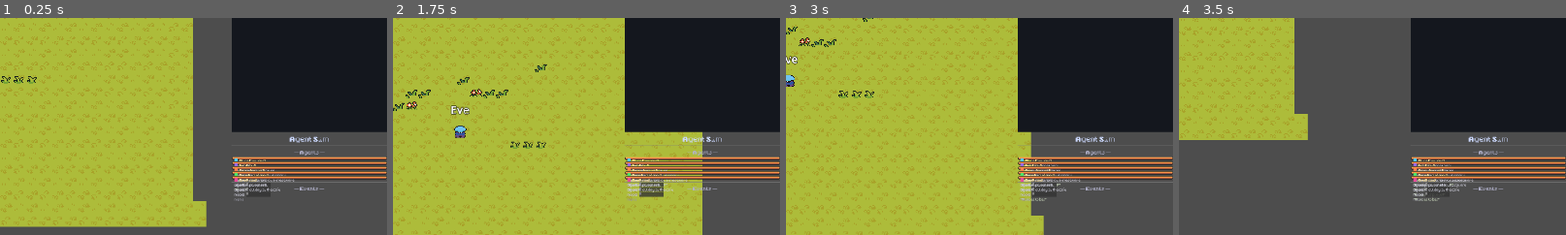
Above: before the commit, frames 1-4 (left to right).
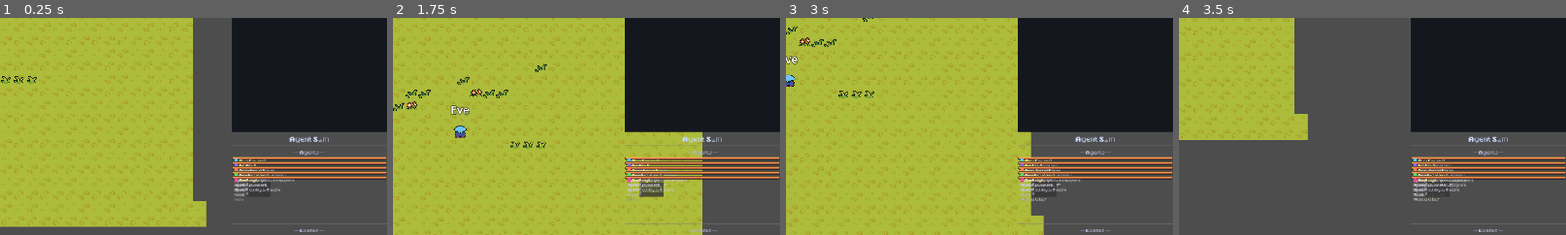
Above: after the commit, the same moments.

Repository: Erik-Huang/godot-agent-sim
Game: Godot game, scene res://main.tscn
Same seed, same stepped clock (60 frames per second), same inputs: the game is played once before the commit and once after it.
Inputs (mouse positions are % of the whole screen's width and height, from its top left):
- Up to frame 1 (0.25 s): no input
- Up to frame 2 (1.75 s): tap Enter (ui_accept) at 0.5, 0.77, 1.25 s; move the mouse to (72, 45) at 0.52 s; click (72, 45) at 0.67 s; drag from (30, 55) to (45, 70) at 1.27 s
- Up to frame 3 (3 s): tap Enter (ui_accept) at 2 s; move the mouse to (60, 28) at 2.02 s; click (60, 28) at 2.17 s; drag from (45, 70) to (20, 35) at 2.77 s
- Up to frame 4 (3.5 s): no input
The pictures show only the part of the screen within x 50-100%, y 50-100%; the shares and areas given below are measured in that part.

The runs differ from the first frame. In frame 1, 0.3% of the frame differs, in the area x 59-100%, y 75-99%; in frame 2, 0.4%; in frame 3, 0.3%; in frame 4, 0.3%.

Commit message:
fix(UI): CanvasLayer screen_root wrapper so anchors resolve, ScrollContainer to clip agent cards

Diff:
--- a/main.gd
+++ b/main.gd
@@ -88,9 +88,18 @@
 	ui_layer.layer = 10
 	ui_layer.process_mode = Node.PROCESS_MODE_ALWAYS
 	add_child(ui_layer)
+
+	# Anchors only resolve against a Control parent — add full-screen wrapper
+	var screen_root := Control.new()
+	screen_root.name = "ScreenRoot"
+	screen_root.set_anchors_preset(Control.PRESET_FULL_RECT)
+	screen_root.mouse_filter = Control.MOUSE_FILTER_IGNORE
+	ui_layer.add_child(screen_root)
+
 	ui_panel.get_parent().remove_child(ui_panel)
-	ui_layer.add_child(ui_panel)
-	# Anchor to right 20% of viewport
+	screen_root.add_child(ui_panel)
+
+	# Anchor to right 20% of viewport (works now that parent is a Control)
 	ui_panel.anchor_left = 0.8
 	ui_panel.anchor_right = 1.0
 	ui_panel.anchor_top = 0.0
@@ -99,6 +108,22 @@
 	ui_panel.offset_right = 0
 	ui_panel.offset_top = 0
 	ui_panel.offset_bottom = 0
+	ui_panel.clip_contents = true
+
+	# Wrap AgentList in ScrollContainer so cards don't overflow below panel
+	var agent_list_node: VBoxContainer = ui_panel.get_node_or_null("AgentList")
+	if agent_list_node:
+		var scroll := ScrollContainer.new()
+		scroll.name = "AgentScroll"
+		scroll.size_flags_vertical = Control.SIZE_EXPAND_FILL
+		scroll.horizontal_scroll_mode = ScrollContainer.SCROLL_MODE_DISABLED
+		var al_parent := agent_list_node.get_parent()
+		var al_idx := agent_list_node.get_index()
+		al_parent.remove_child(agent_list_node)
+		al_parent.add_child(scroll)
+		al_parent.move_child(scroll, al_idx)
+		scroll.add_child(agent_list_node)
+		agent_list_node.size_flags_horizontal = Control.SIZE_EXPAND_FILL
 
 	# GFX-005: CanvasModulate for time-of-day lighting
 	canvas_mod = CanvasModulate.new()
